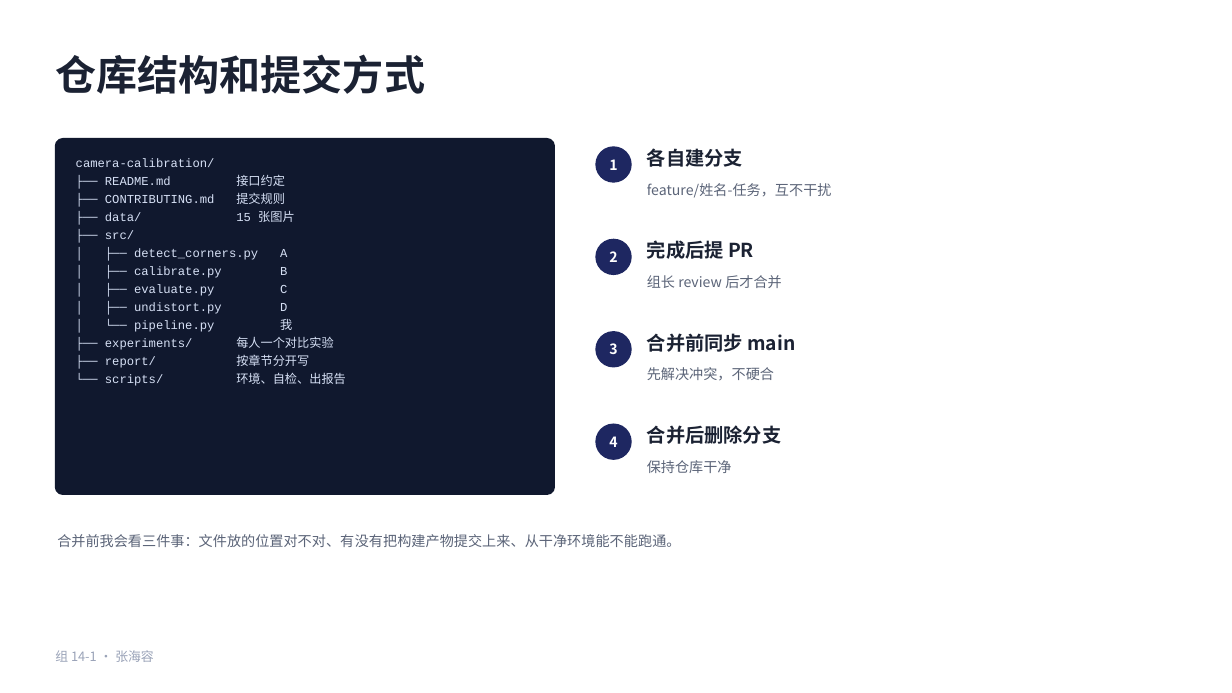
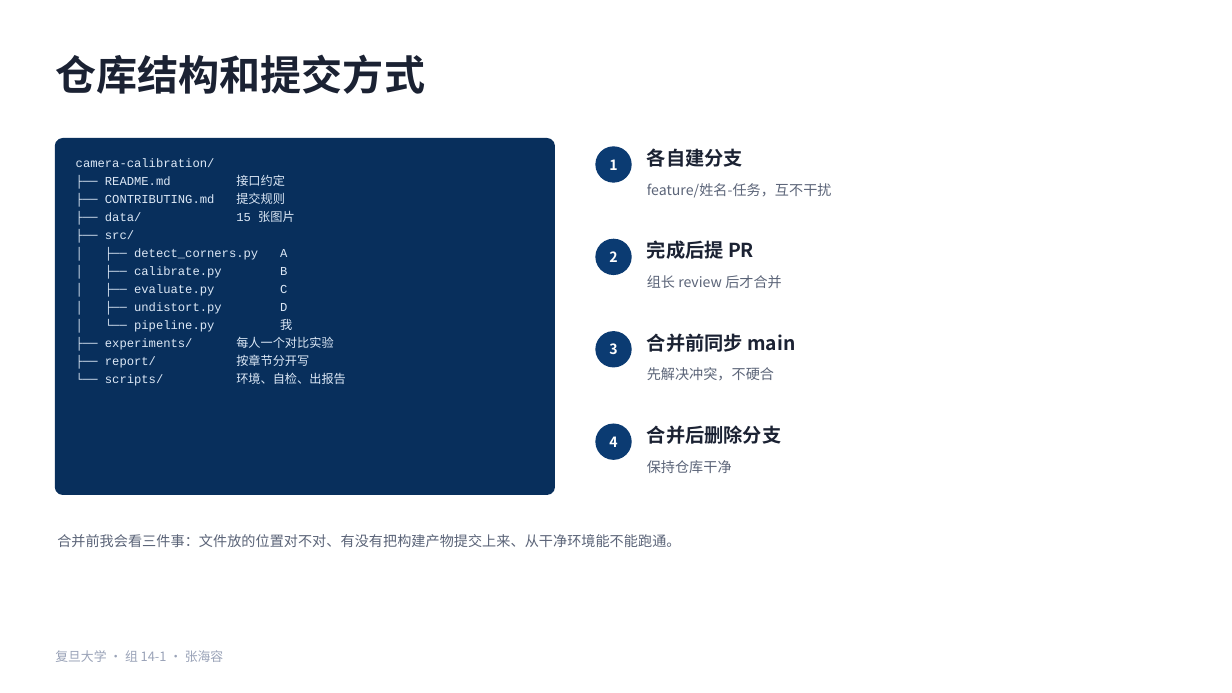
Before and after one commit to HRzhangStat/camera-calibration, a slide deck: slide 5 of 组14-1-组长贡献.pptx. Drawn at 1232x693 pixels with LibreOffice and Linux fonts; fonts in the diff are those of the drawing. Boxes give left, top, right and bottom in pixels: in the first picture for what was removed or moved away, otherwise in the second. Text is boxed around its words. In the diff, an @@ line names an element or a change of style, - is before the commit and + after.

```diff
--- a/组14-1-组长贡献.pptx
+++ b/组14-1-组长贡献.pptx
@@ rounded rectangle at bbox=[55, 139, 555, 494]: fill #10182E to #082F5C; outline #10182E 1 pt to #082F5C 1 pt @@
@@ text "camera-calibration/" at bbox=[76, 159, 345, 386]: text colour #D6E0F5 to #DCE8F6 @@
@@ fill #1E2761 to #0B3B72; outline #1E2761 1 pt to #0B3B72 1 pt in 4 elements at bbox=[596, 147, 631, 182], bbox=[596, 239, 631, 274], bbox=[596, 332, 631, 367], bbox=[596, 424, 631, 459] @@
@@ text at bbox=[55, 650, 223, 662]: text changed @@
-组 14-1 · 张海容
+复旦大学 · 组 14-1 · 张海容
```
Also in this commit, not shown: 10 other slides changed.
